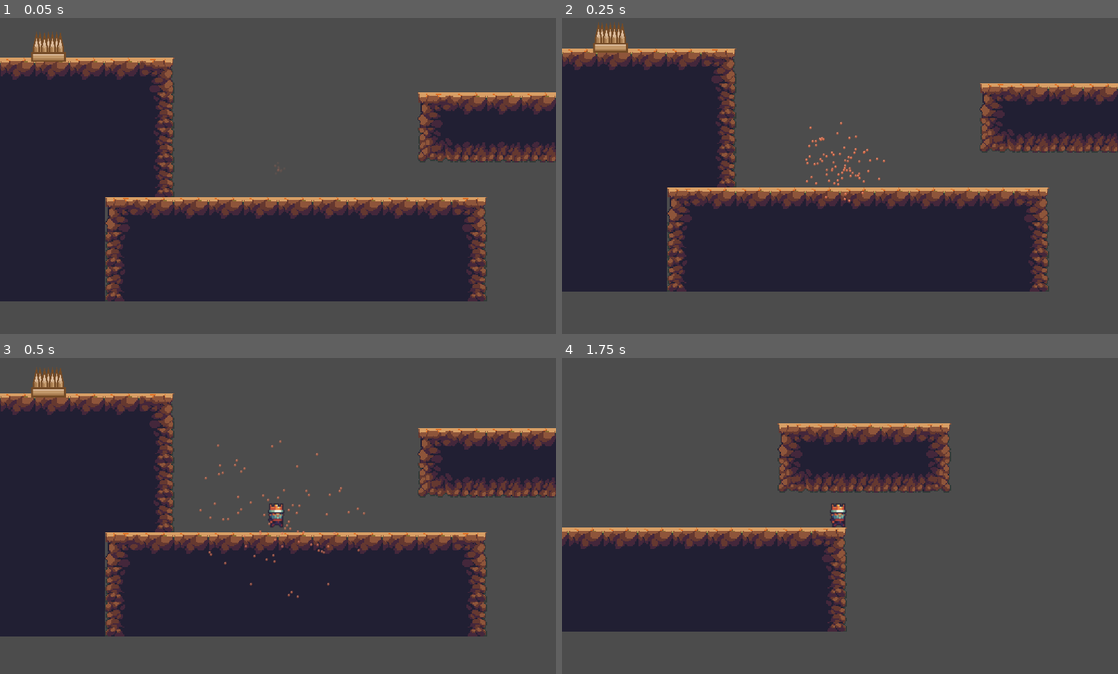
Above: before the commit, frames 1-4 (two rows, left to right).
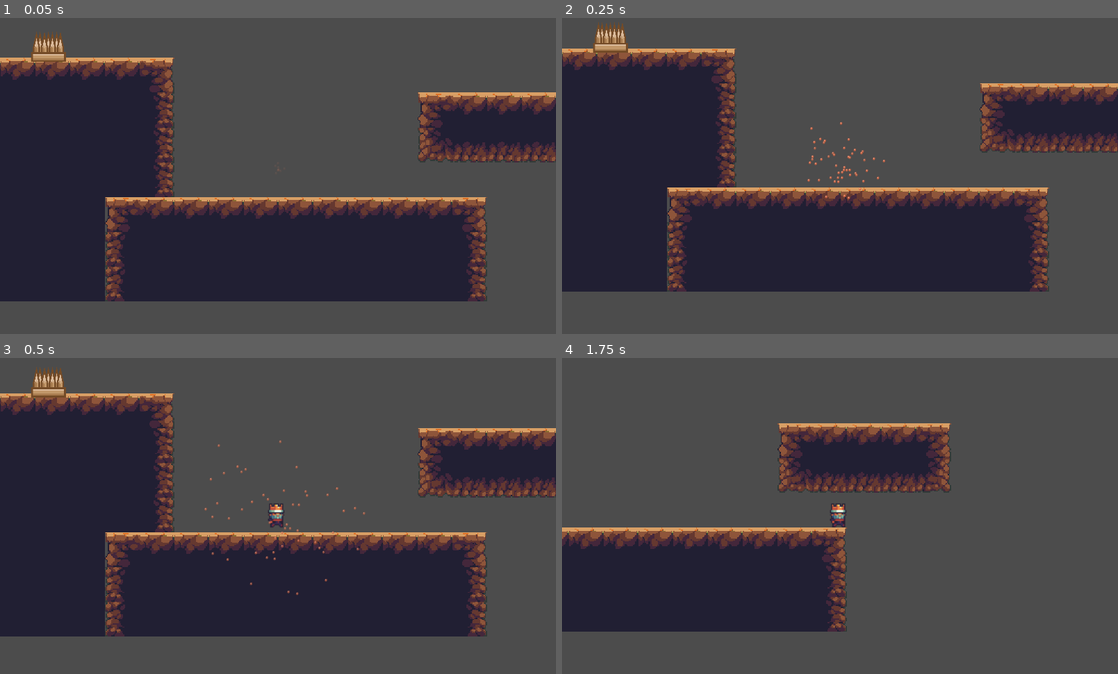
Above: after the commit, the same moments.

Repository: wusca/a-terrible-game
Game: Godot game, scene res://Scenes/Stage.tscn
Two runs of this game, one before a commit and one after it. Both use one fixed random seed, a clock stepped at 60 frames per second and the inputs below.
Inputs:
- Up to frame 1 (0.05 s): no input
- Up to frame 2 (0.25 s): no input
- Up to frame 3 (0.5 s): no input
- Up to frame 4 (1.75 s): hold D (move_right) from 0.53 s (still down); tap Up (jump) at 0.77, 1.52 s

The runs differ from the first frame. In frame 2, 0.3% of the frame differs, in the area x 43-58%, y 32-59%; in frame 3, 0.3%; in frame 4, nothing differs.

Commit message:
coconut
asd

Diff:
--- a/Classes/Effects/DeathExplosion.gd
+++ b/Classes/Effects/DeathExplosion.gd
@@ -2,6 +2,8 @@
 
 
 var cd=1.8
+func _ready():
+	emitting=true
 func _process(delta):
 	#Just a countdown for death
 	cd-=delta
--- a/Classes/Effects/DeathExplosion.tscn
+++ b/Classes/Effects/DeathExplosion.tscn
@@ -5,10 +5,12 @@
 [ext_resource path="res://Classes/Effects/DeathExplosion.gd" type="Script" id=3]
 
 [node name="DeathExplosion" type="Particles2D"]
+emitting = false
 amount = 150
 one_shot = true
 explosiveness = 0.9
 randomness = 0.1
+local_coords = false
 process_material = ExtResource( 1 )
 texture = ExtResource( 2 )
 script = ExtResource( 3 )
--- a/Particles/Materials/DeathExplosion_mat.tres
+++ b/Particles/Materials/DeathExplosion_mat.tres
@@ -14,7 +14,7 @@
 curve = SubResource( 3 )
 
 [resource]
-trail_divisor = 2
+trail_divisor = 3
 trail_size_modifier = SubResource( 4 )
 flag_disable_z = true
 spread = 180.0
